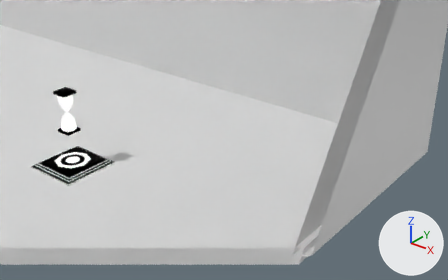
A saved change to the glTF model assets/scenes/sandbox.glb.
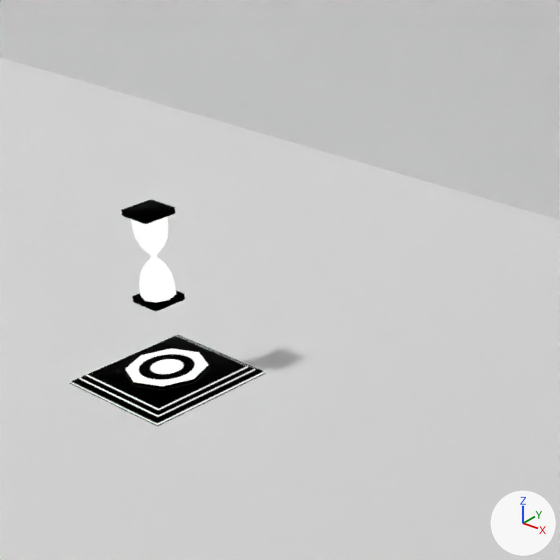
Each version is shown from a camera (50 mm lens) standing at (26.9, 0.0, 10.06) and looking at (15.48, 14.28, 1.21), then close up on the part from 0% to 55% of the width and 0% to 87% of the height. The axes (+X, +Y, +Z) are drawn at lower right. The lights are the same throughout. Everything nearer to the camera than a plane just in front of the edit is cut away. Where no turn or scale is listed for an object, it has been applied to the vertices.

Script lines for the objects in view, before the commit:
```python
me_cube = bpy.data.meshes.new('Cube')
me_cube.from_pydata(...)  # a box spanning x -20.0..20.0, y -20.0..20.0, z -0.2..0.2
me_cube.materials.append(mat_material)  # white #e7e7e7
me_cube_004 = bpy.data.meshes.new('Cube.004')
me_cube_004.from_pydata(...)  # a box spanning x -20.0..20.0, y -0.2..0.2, z -15.0..15.0
me_cube_004.materials.append(mat_material_004)  # white #e7e7e7
me_cube_006 = bpy.data.meshes.new('Cube.006')
me_cube_006.from_pydata(...)  # 404 vertices, 792 faces; spans x -1.0..1.0, y -1.0..1.0, z 0.0..2.7
me_cube_006.materials.append(mat_material_006)
ob_floor = bpy.data.objects.new('Floor', me_cube)
ob_floor.location = (0.0, 0.0, 0.0)
ob_pickup = bpy.data.objects.new('Pickup', me_cube_006)
ob_pickup.location = (11.43, 11.24, 0.16)
ob_wall_003 = bpy.data.objects.new('Wall.003', me_cube_004)
ob_wall_003.location = (0.0, 20.0, 15.0)
```
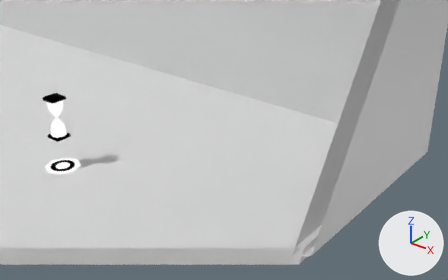
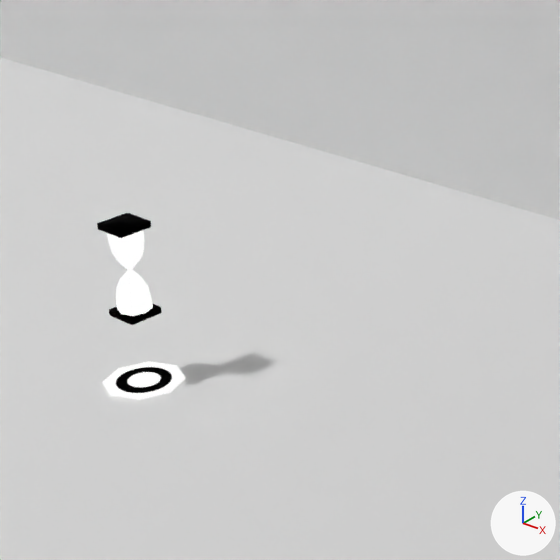
The change, as a diff of the scene's bpy script:
```diff
--- a/assets/scenes/sandbox.glb.py
+++ b/assets/scenes/sandbox.glb.py
@@ ob_pickup @@
 ob_pickup = bpy.data.objects.new('Pickup', me_cube_006)
-ob_pickup.location = (11.43, 11.24, 0.16)
+ob_pickup.location = (11.24, 10.95, 0.0)
```

What differs and where, as boxes (x1, y1, x2, y2) in the close-ups (560 x 560 px):
'Pickup', moved
    before: (70, 199, 265, 426)
    after: (97, 213, 186, 400)
